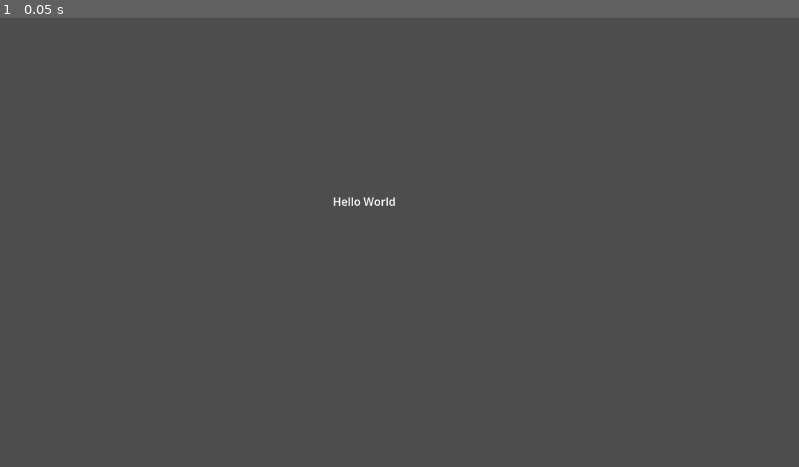
Above: before the commit, frame 1.
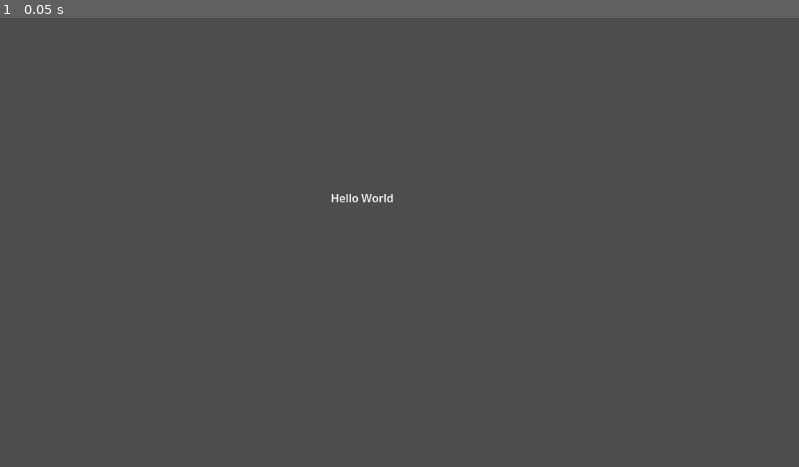
Above: after the commit, the same moment.

Repository: Brook-28/godot-learning
Game: Godot game, scene res://label.tscn
Same seed, same stepped clock (60 frames per second), same inputs: the game is played once before the commit and once after it.
Inputs:
- Up to frame 1 (0.05 s): no input

The runs differ from the first frame. In frame 1, 0.1% of the frame differs, in the area x 41-50%, y 39-42%.

Commit message:
typo from '.gitingnore' fixed to '.gitignore

Diff:
--- a/first-godot-lesson/label.tscn
+++ b/first-godot-lesson/label.tscn
@@ -1,8 +1,8 @@
 [gd_scene format=3 uid="uid://b43up8dl05dep"]
 
 [node name="Label" type="Label" unique_id=2146974795]
-offset_left = 480.0
-offset_top = 253.0
-offset_right = 571.0
-offset_bottom = 276.0
+offset_left = 477.0
+offset_top = 248.0
+offset_right = 568.0
+offset_bottom = 271.0
 text = "Hello World"
Not shown, added: .gitignore
Not shown, added: desktop.ini
